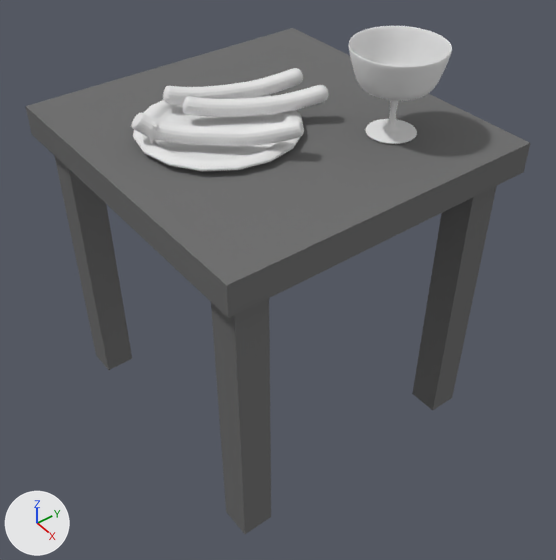
What one commit did to the Blender file makkaraillallinen.blend.
Rendered twice from a 50 mm camera at (14.36, -11.91, 9.75) aimed at (0.27, -1.11, -4.71). Every picture has the same lights, and +X, +Y and +Z are marked at lower left.

Objects in the first picture: 'Plate', 'Sausage.001', 'Sausage.002', 'Sausage.003', 'Table', 'Table leg.000', 'Table leg.001', 'Table leg.003', 'Wine glass'.
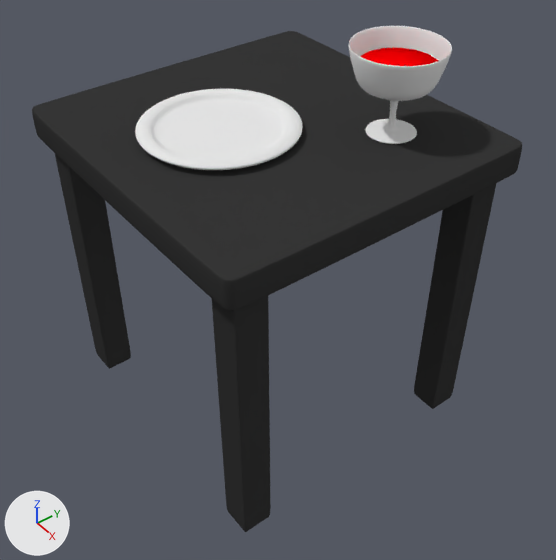
Changed parts and their boxes (x1, y1, x2, y2) in the pictures (556 x 560 px):
'Table', recoloured (grey to black): (26, 28, 530, 318) in both
'Table leg.000', recoloured (grey to black): (211, 296, 271, 534) in both
'Plate', moved: before (133, 95, 304, 171); after (135, 89, 303, 170)
'Table leg.001', recoloured (grey to black): (412, 184, 497, 410) in both
'Table leg.003', recoloured (grey to black): (55, 154, 132, 370) in both
'Sausage.003', deleted: before (131, 113, 303, 146)
'Sausage.001', deleted: before (183, 85, 329, 117)
'Sausage.002', deleted: before (163, 68, 303, 104)
'Wine', added (red): after (361, 48, 438, 66)

Edits to the bpy script that builds the scene:
```text
Change mat_material_004:
    mat_material_004.base_color: (0.168, 0.168, 0.168) -> (0.0374, 0.0374, 0.0374)  # grey #727272 -> black #363636
Add mat_material:
    mat_material = diffuse_material('Material')
    mat_material.base_color = (1.0, 0.0, 0.000924)  # red #ff0003
Add me_vert_007:
    me_vert_007.from_pydata([(0.0, 0.0, 0.0), (-0.404, 0.0, 0.041), (-0.714, 0.0, 0.114), (-0.901, 0.0, 0.228), (-0.994, 0.0, 0.476), (-1.056, 0.0, 0.652), (-0.021, 0.0, 0.642)], [(0, 1), (1, 2), (2, 3), (3, 4), (4, 5), (5, 6)], [])
    me_vert_007.materials.append(mat_material)  # red #ff0003
Remove ob_sausage_003:
    ob_sausage_003 = bpy.data.objects.new('Sausage.003', me_vert_005)
    ob_sausage_003.location = (-1.27, -4.02, 0.63)
    ob_sausage_003.rotation_euler = (0.0, 0.0, 0.82)  # degrees (0, 0, 47)
    _m = ob_sausage_003.modifiers.new('Skin', 'SKIN')
    _m.use_x_symmetry = False
    _m = ob_sausage_003.modifiers.new('Subsurf', 'SUBSURF')
    _m.levels = 0
    _m.render_levels = 3
Remove ob_sausage_002:
    ob_sausage_002 = bpy.data.objects.new('Sausage.002', me_vert_004)
    ob_sausage_002.location = (-2.64, -2.74, 0.63)
    ob_sausage_002.rotation_euler = (0.0, 0.0, 1.143)  # degrees (0, 0, 65)
    _m = ob_sausage_002.modifiers.new('Skin', 'SKIN')
    _m.use_x_symmetry = False
    _m = ob_sausage_002.modifiers.new('Subsurf', 'SUBSURF')
    _m.levels = 0
    _m.render_levels = 3
Remove ob_sausage_001:
    ob_sausage_001 = bpy.data.objects.new('Sausage.001', me_vert_003)
    ob_sausage_001.location = (-1.8, -2.65, 0.63)
    ob_sausage_001.rotation_euler = (0.0, 0.0, 1.021)  # degrees (0, 0, 58)
    _m = ob_sausage_001.modifiers.new('Skin', 'SKIN')
    _m.use_x_symmetry = False
    _m = ob_sausage_001.modifiers.new('Subsurf', 'SUBSURF')
    _m.levels = 0
    _m.render_levels = 3
Change ob_plate:
    ob_plate.location: (-0.95, -2.12, -0.03) -> (-0.95, -2.1, -0.03)
Add ob_wine:
    ob_wine = bpy.data.objects.new('Wine', me_vert_007)
    ob_wine.parent = ob_wine_glass
    ob_wine.matrix_parent_inverse = Matrix(((4.663, 0.0, 0.0, -8.275), (0.0, 4.663, 0.0, -6.811), (0.0, 0.0, 4.663, 0.116), (0.0, 0.0, 0.0, 1.0)))
    ob_wine.location = (1.793, 1.469, 1.234)
    ob_wine.scale = (0.969, 0.969, 0.969)
    _m = ob_wine.modifiers.new('Screw', 'SCREW')
    _m.use_normal_flip = True
```
